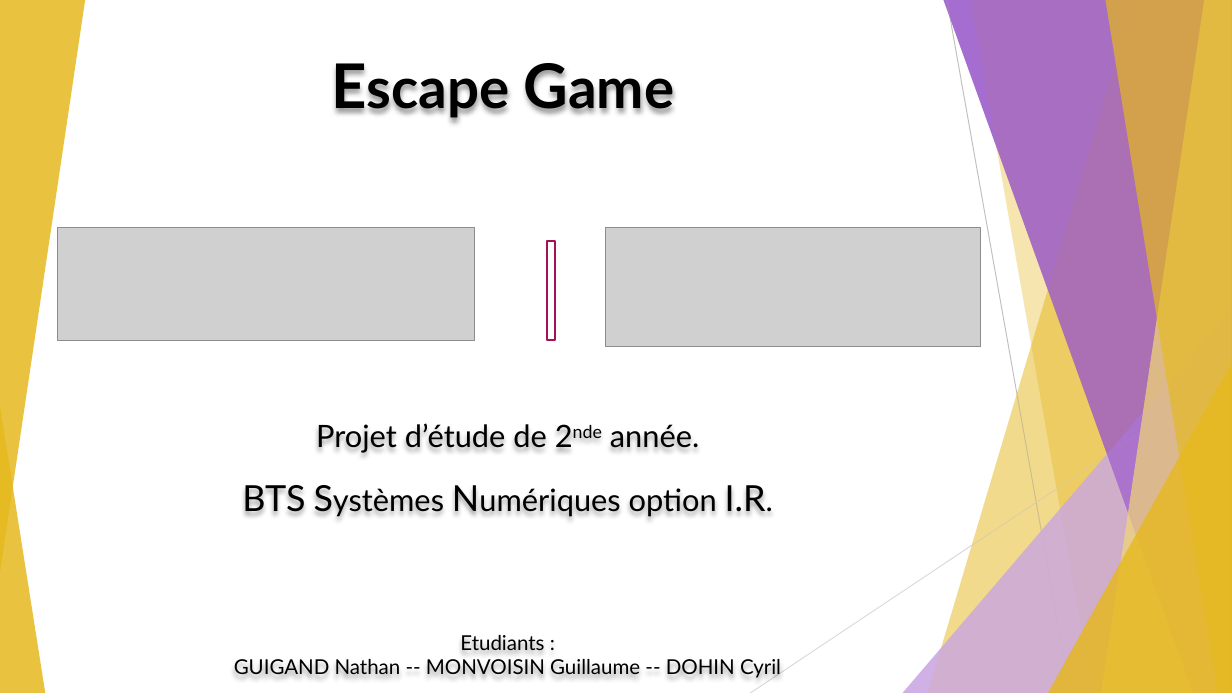
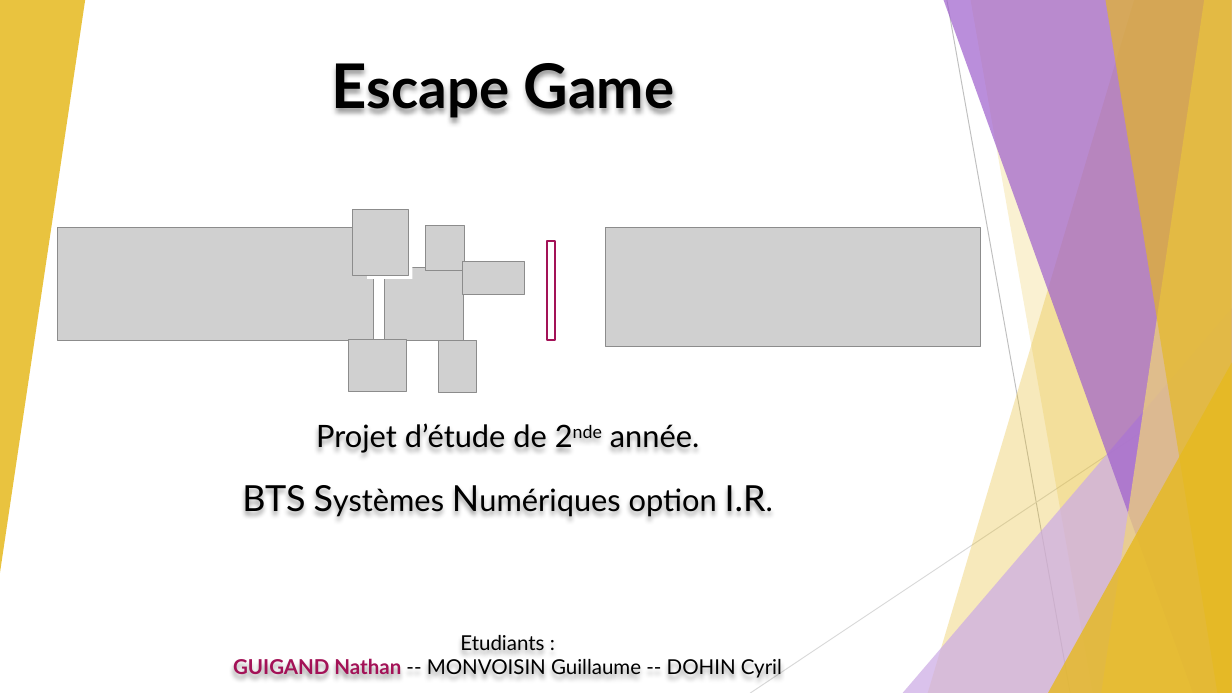
Before and after one commit to GuiguiMvn/Systeme-Escape-Game-Telethon, a slide deck: slide 1 of Nathan/Compte-rendus/REVUE-R2-GUIGAND-SFL6.pptx. Drawn at 1232x693 pixels with LibreOffice and Linux fonts; fonts in the diff are those of the drawing; grey boxes stand for pictures. Boxes give left, top, right and bottom in pixels: in the first picture for what was removed or moved away, otherwise in the second. Text is boxed around its words. In the diff, an @@ line names an element or a change of style, - is before the commit and + after.

```diff
--- a/Nathan/Compte-rendus/REVUE-R2-GUIGAND-SFL6.pptx
+++ b/Nathan/Compte-rendus/REVUE-R2-GUIGAND-SFL6.pptx
@@ line added from (947, 0) to (1070, 693), #BFBFBF 0.75 pt @@
@@ picture added at (353,209,409,274) @@
@@ picture: place and size @@
-picture at (57,228,475,340)
+picture at (57,228,373,340)
@@ picture added at (426,226,465,271) @@
@@ rectangle added at (367,259,412,279), fill #FFFFFF @@
@@ picture added at (384,268,464,340) @@
@@ picture added at (463,262,525,294) @@
@@ picture added at (348,339,407,391) @@
@@ picture added at (438,340,477,392) @@
@@ line added from (1232, 372) to (750, 693), #D9D9D9 0.75 pt @@
@@ group removed at (0,0,1232,693): 5 freeform shapes, 3 triangles, 2 lines @@
@@ text at (233,656,782,678): text colour #000000 to #A31257, bold on in "GUIGAND Nathan" @@
```
Also in this commit, not shown: 1 slide added, 6 other files.
